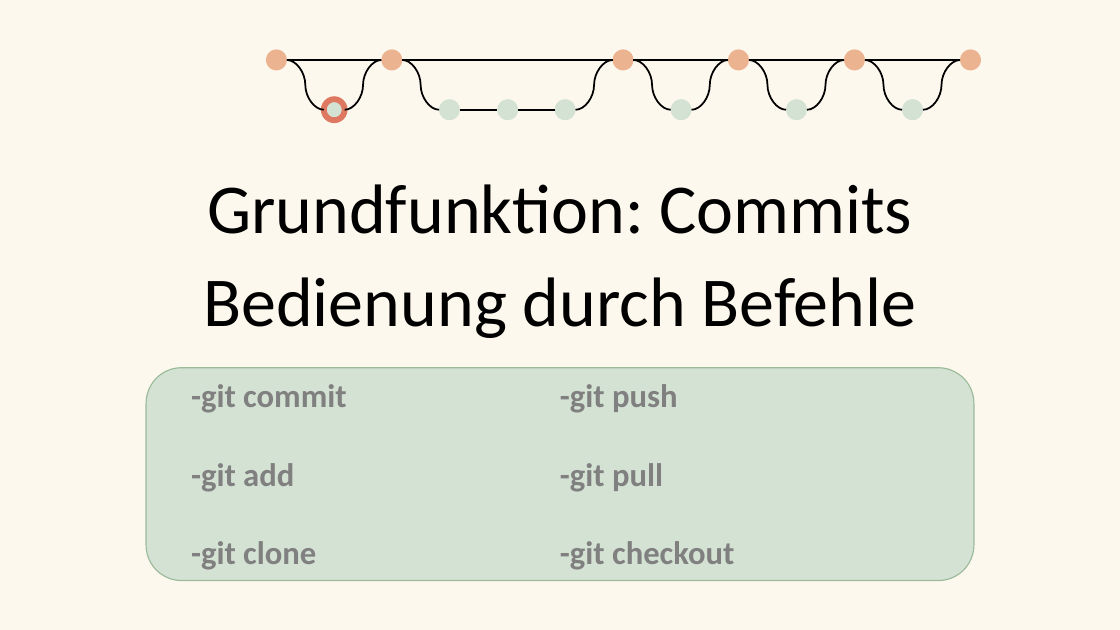
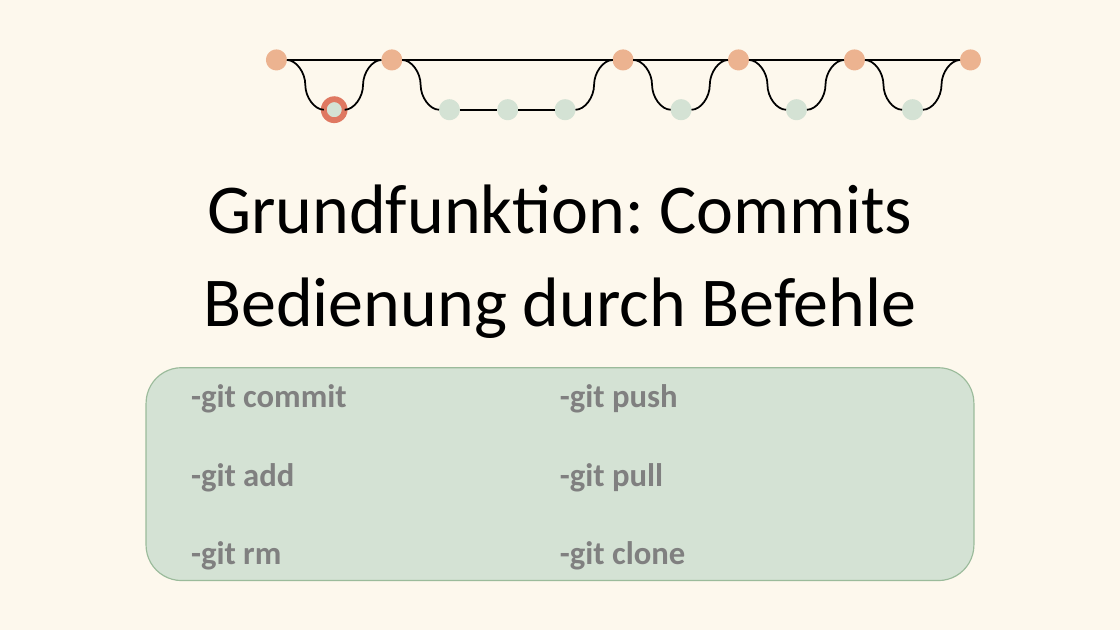
Before and after one commit to coloph0nius/SWEN, a slide deck: slide 4 of GITDesign.pptx (slide 5 before the commit). Drawn at 1120x630 pixels with LibreOffice and Linux fonts; fonts in the diff are those of the drawing; background and template pictures are left out. Boxes give left, top, right and bottom in pixels: in the first picture for what was removed or moved away, otherwise in the second. Text is boxed around its words. In the diff, an @@ line names an element or a change of style, - is before the commit and + after.

```diff
--- a/GITDesign.pptx
+++ b/GITDesign.pptx
@@ text at (x1=191, y1=541, x2=281, y2=570): text changed @@
--git clone
+-git rm
@@ text at (x1=560, y1=541, x2=685, y2=570): text changed @@
--git checkout
+-git clone
```
Also in this commit, not shown: 1 other slide changed, 13 slides added, 7 slides removed, 1 other file.
